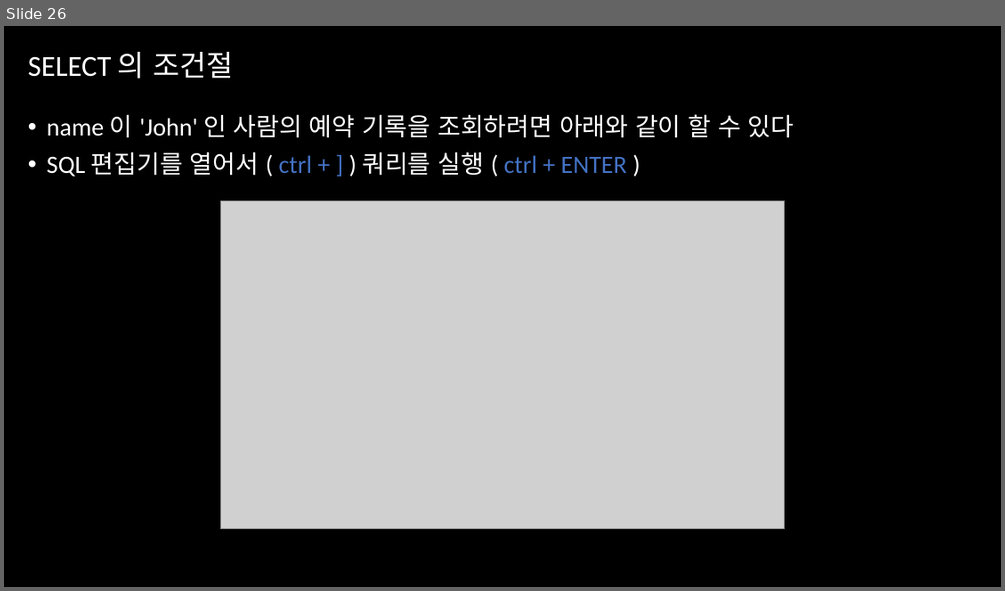
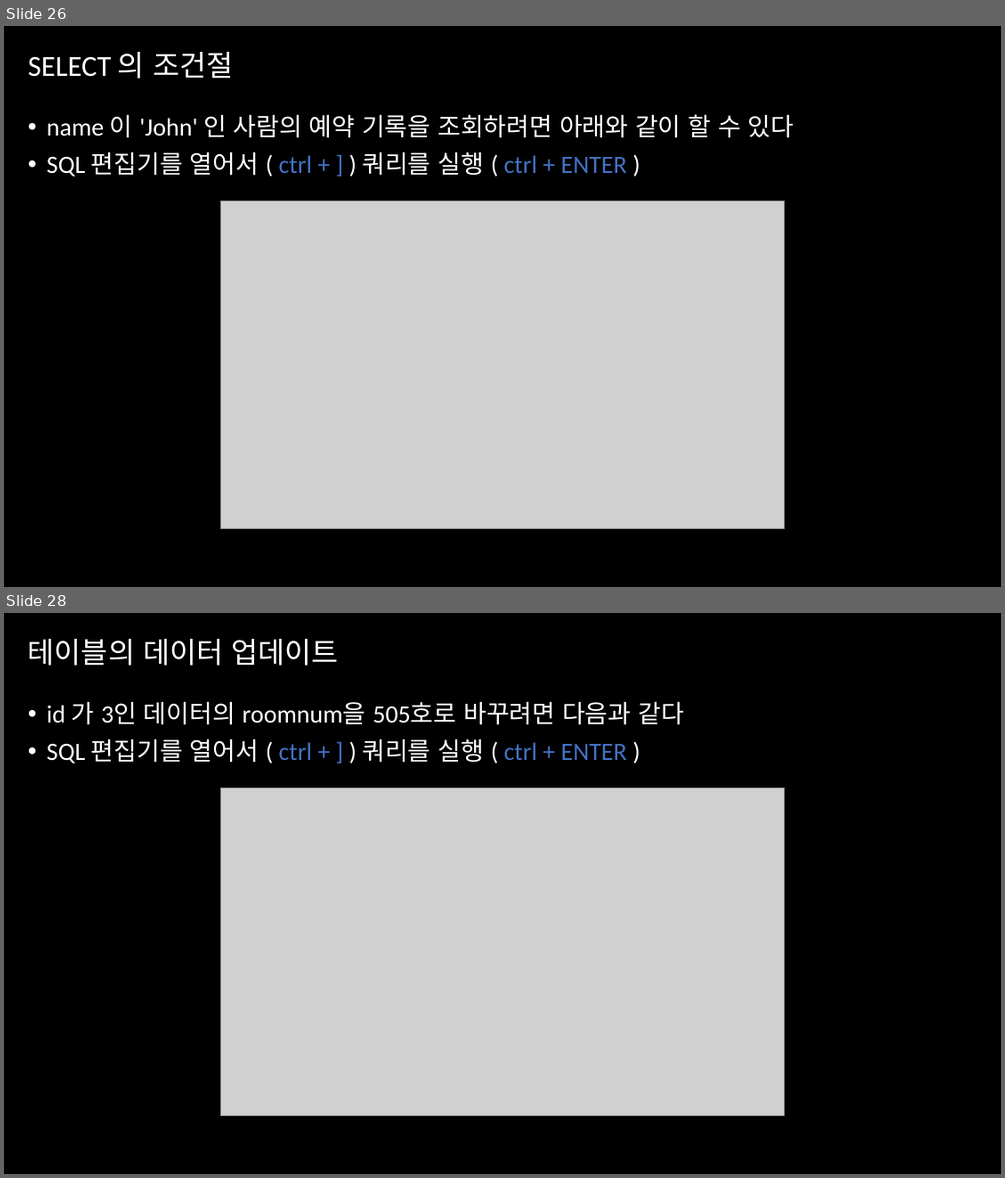
Before and after one commit to percussive86/ws, a slide deck: docs/22_데이터베이스.pptx. Shown one above the other, each under a label of ours: slide 26 before the commit, slides 26 and 28 after it; the slides between them are not shown. The pictures are 1005x591 and 1005x1178 pixels, drawn with LibreOffice and Linux fonts; fonts in the diff are those of the drawing; grey boxes stand for pictures. Boxes give left, top, right and bottom in pixels: in the first picture for what was removed or moved away, otherwise in the second. Text is boxed around its words. In the diff, an @@ line names an element or a change of style, - is before the commit and + after.

Commit message:
강의자료 업데이트

```diff
--- a/docs/22_데이터베이스.pptx
+++ b/docs/22_데이터베이스.pptx
@@ slide 28 added at <box>4,613,1001,1174</box>, background #000000 @@
@@ title added at <box>28,639,338,666</box>, 28 pt, text #FFFFFF @@
+테이블의 데이터 업데이트
@@ text added at <box>47,701,684,763</box>, 24 pt, text #FFFFFF @@
+• id 가 3인 데이터의 roomnum을 505호로 바꾸려면 다음과 같다
+• SQL 편집기를 열어서 ( ctrl + ] ) 쿼리를 실행 ( ctrl + ENTER )
@@ picture added at <box>220,788,785,1116</box> @@
```
Also in this commit, not shown: 3 other slides added, 2 other files.
